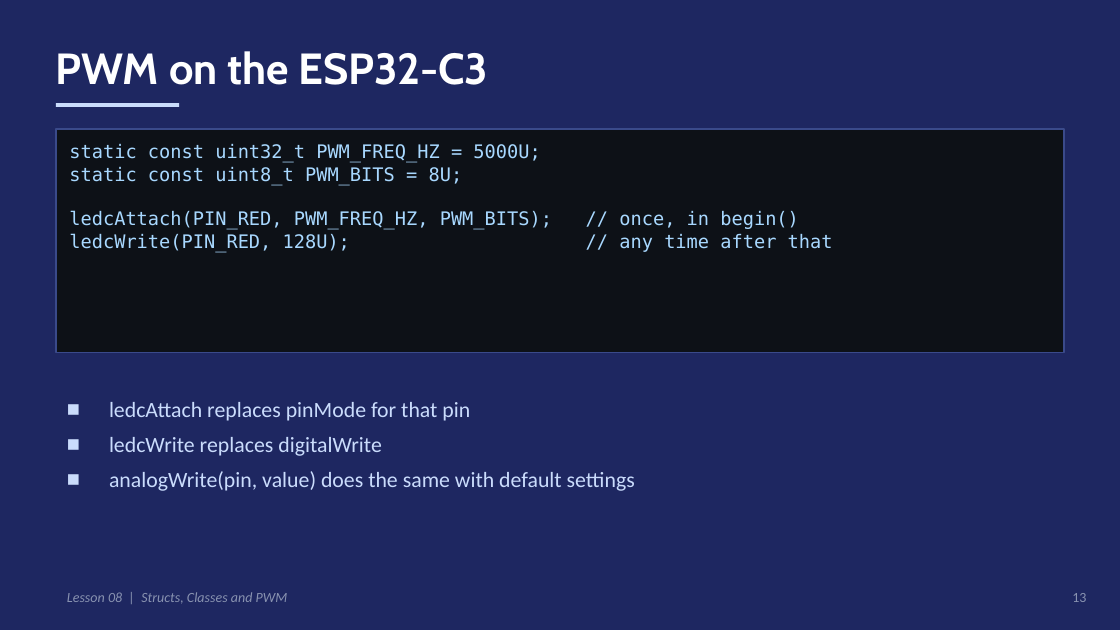
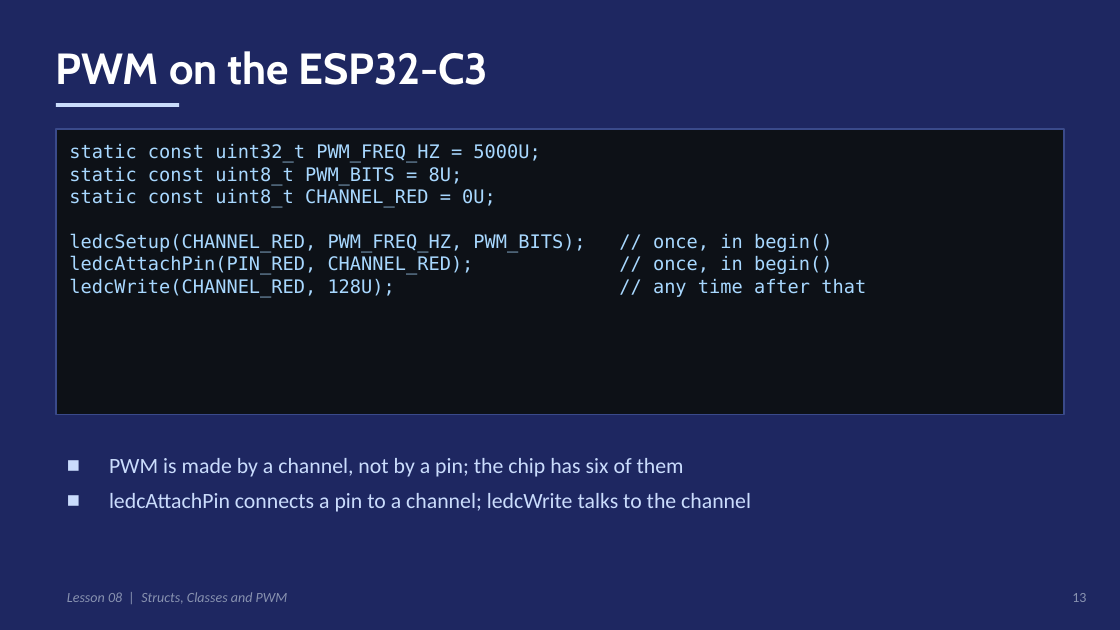
Before and after one commit to Anaga/embedded_cpp_2026_autumn, a slide deck: slide 13 of M2_L8/slides/lesson08.pptx. Drawn at 1120x630 pixels with LibreOffice and Linux fonts; fonts in the diff are those of the drawing. Boxes give left, top, right and bottom in pixels: in the first picture for what was removed or moved away, otherwise in the second. Text is boxed around its words. In the diff, an @@ line names an element or a change of style, - is before the commit and + after.

Commit message:
Update the L8 slides

```diff
--- a/M2_L8/slides/lesson08.pptx
+++ b/M2_L8/slides/lesson08.pptx
@@ rectangle resized from (x1=56, y1=129, x2=1064, y2=353) to (x1=56, y1=129, x2=1064, y2=414) @@
@@ text at (x1=69, y1=189, x2=866, y2=298): text changed @@
-ledcAttach(PIN_RED, PWM_FREQ_HZ, PWM_BITS); // once, in begin()
-ledcWrite(PIN_RED, 128U); // any time after that
+static const uint8_t CHANNEL_RED = 0U;
+ledcSetup(CHANNEL_RED, PWM_FREQ_HZ, PWM_BITS); // once, in begin()
+ledcAttachPin(PIN_RED, CHANNEL_RED); // once, in begin()
+ledcWrite(CHANNEL_RED, 128U); // any time after that
@@ text at (x1=109, y1=458, x2=751, y2=512): text changed @@
-■ ledcAttach replaces pinMode for that pin
-■ ledcWrite replaces digitalWrite
-■ analogWrite(pin, value) does the same with default settings
+■ PWM is made by a channel, not by a pin; the chip has six of them
+■ ledcAttachPin connects a pin to a channel; ledcWrite talks to the channel
```
Also in this commit, not shown: 2 other slides changed, 1 other file.
